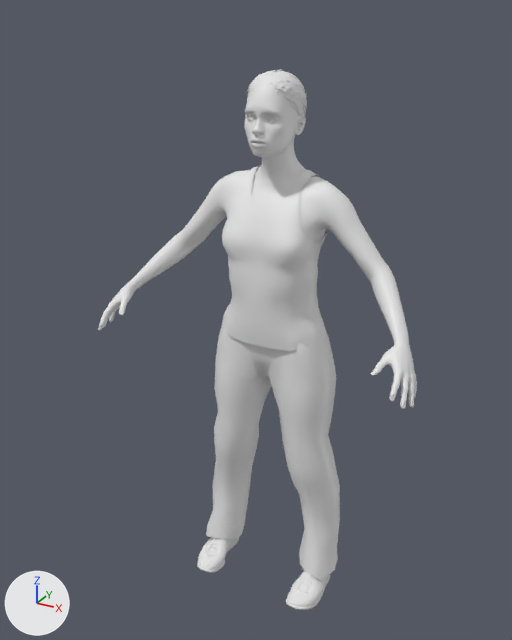
One commit to the FBX model unity/Assets/SecondFace/People/Cast/cast_shr_03.fbx: the scene before it, then after it.
Both versions are drawn from a 50 mm lens placed at (0.871, -1.73, 1.722), pointed at (-0.035, -0.083, 0.898). The lights are fixed; the arrows at lower left show +X, +Y and +Z. The older version comes first. Objects named as collision shapes, trigger or cutter boxes, shadow casters or lower levels of detail are left out. Vertices at exactly the same position are counted once.

Before the edit, the objects in view are built like this:
```python
ob_body_lod0 = bpy.data.objects.new('Body_LOD0', me_body_lod0)
ob_body_lod0.location = (0.0, 0.0, 0.0)
ob_cloth_cortu_cargo_pants_lod0 = bpy.data.objects.new('Cloth_cortu_cargo_pants_LOD0', me_cloth_cortu_cargo_pants_lod0)
ob_cloth_cortu_cargo_pants_lod0.location = (0.0, 0.0, 0.0)
ob_cloth_mindfront_tank_top_01_lod0 = bpy.data.objects.new('Cloth_mindfront_tank_top_01_LOD0', me_cloth_mindfront_tank_top_01_lod0)
ob_cloth_mindfront_tank_top_01_lod0.location = (0.0, 0.0, 0.0)
ob_cloth_punkduck_running_shoes_01_lod0 = bpy.data.objects.new('Cloth_punkduck_running_shoes_01_LOD0', me_cloth_punkduck_running_shoes_01_lod0)
ob_cloth_punkduck_running_shoes_01_lod0.location = (0.0, 0.0, 0.0)
ob_eyes_lod0 = bpy.data.objects.new('Eyes_LOD0', me_eyes_lod0)
ob_eyes_lod0.location = (0.0, 0.0, 0.0)
ob_hair_lod0 = bpy.data.objects.new('Hair_LOD0', me_hair_lod0)
ob_hair_lod0.location = (0.0, 0.0, 0.0)
```
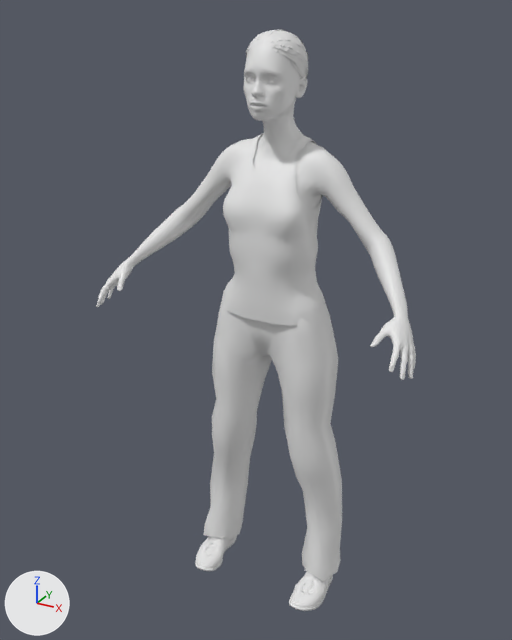
Changed parts and their boxes [x1, y1, x2, y2] in the pictures (512 x 640 px; the box of a moved part takes in the faces that stretch with it):
'Body_LOD0', reshaped
    before: [98, 85, 417, 409]
    after: [96, 44, 416, 380]
'Cloth_cortu_cargo_pants_LOD0', reshaped (10% taller)
    before: [206, 316, 340, 581]
    after: [204, 290, 342, 582]
'Cloth_mindfront_tank_top_01_LOD0', reshaped
    before: [222, 165, 327, 351]
    after: [222, 133, 326, 326]
'Hair_LOD0', reshaped
    before: [247, 70, 307, 116]
    after: [246, 29, 308, 119]
'Cloth_punkduck_running_shoes_01_LOD0', reshaped
    before: [197, 536, 330, 610]
    after: [195, 536, 333, 611]
'Eyes_LOD0', moved, rescaled
    before: [248, 115, 276, 121]
    after: [247, 77, 276, 82]
part 2 of me_cloth_punkduck_running_shoes_01_lod0, moved or reshaped
    before: [197, 536, 240, 573]
    after: [195, 536, 237, 571]
part 3 of me_cloth_punkduck_running_shoes_01_lod0, moved or reshaped
    before: [286, 570, 330, 610]
    after: [289, 571, 333, 611]
part 4 of me_cloth_punkduck_running_shoes_01_lod0, moved or reshaped
    before: [299, 573, 313, 593]
    after: [302, 574, 315, 594]
part 5 of me_cloth_punkduck_running_shoes_01_lod0, moved or reshaped
    before: [302, 568, 314, 584]
    after: [304, 570, 317, 585]
part 7 of me_hair_lod0, moved or reshaped
    before: [248, 70, 307, 113]
    after: [247, 30, 308, 78]
part 8 of me_hair_lod0, moved or reshaped
    before: [272, 87, 303, 104]
    after: [272, 46, 307, 71]
part 9 of me_hair_lod0, moved or reshaped
    before: [278, 87, 303, 101]
    after: [279, 46, 308, 69]
part 10 of me_hair_lod0, moved or reshaped
    before: [269, 79, 299, 86]
    after: [269, 38, 301, 46]
part 11 of me_hair_lod0, moved or reshaped (mostly hidden)
    before: [247, 74, 307, 116]
    after: [246, 34, 308, 119]

What changed in the scene script:
```text
Change me_body_lod0:
    remove me_body_lod0.from_pydata(...)  # 10540 vertices, 10448 faces; spans x -0.49..0.49, y -0.29..0.08, z 0.04..1.58
    add me_body_lod0.from_pydata(...)  # 10540 vertices, 10448 faces; spans x -0.48..0.48, y -0.29..0.08, z 0.04..1.67
    me_body_lod0 part 1: 9013 of 10540 vertices moved; they spanned x -0.49..0.49, y -0.29..0.06, z 0.84..1.58 and now span x -0.48..0.48, y -0.29..0.06, z 0.91..1.67; mean shift (0.0, 0.0, 0.09); largest move (0.0, -0.04, 1.58) -> (0.0, -0.04, 1.67)
    other edits to the shape of me_body_lod0 do not show in these pictures
Change me_hair_lod0:
    remove me_hair_lod0.from_pydata(...)  # 4240 vertices, 2492 faces; spans x -0.073..0.075, y -0.114..0.077, z 1.142..1.58
    add me_hair_lod0.from_pydata(...)  # 4240 vertices, 2492 faces; spans x -0.075..0.077, y -0.116..0.078, z 1.228..1.674
    me_hair_lod0 part 7: the loose piece of 1104 vertices spanning x -0.072..0.072, y -0.114..0.051, z 1.432..1.578 is scaled about its middle by 1.02, then moved by (0.0, -0.001, 0.093)
    me_hair_lod0 part 8: the loose piece of 56 vertices spanning x 0.011..0.073, y -0.112..0.034, z 1.444..1.545 is scaled about its middle by 1.02, then moved by (0.001, -0.001, 0.093)
    me_hair_lod0 part 9: the loose piece of 46 vertices spanning x 0.009..0.071, y -0.103..0.035, z 1.445..1.545 is scaled about its middle by 1.02, then moved by (0.001, -0.001, 0.093)
    me_hair_lod0 part 10: the loose piece of 70 vertices spanning x 0.013..0.066, y -0.107..0.038, z 1.449..1.562 is scaled about its middle by 1.02, then moved by (0.001, -0.001, 0.093)
    me_hair_lod0 part 11: 2502 of 4240 vertices moved; they spanned x -0.073..0.075, y -0.11..0.077, z 1.142..1.574 and now span x -0.074..0.077, y -0.113..0.078, z 1.228..1.669; mean shift (0.0, 0.0, 0.091); largest move (-0.006, -0.01, 1.574) -> (-0.006, -0.01, 1.669)
    other edits to the shape of me_hair_lod0 do not show in these pictures
Change me_cloth_mindfront_tank_top_01_lod0:
    remove me_cloth_mindfront_tank_top_01_lod0.from_pydata(...)  # 903 vertices, 836 faces; spans x -0.162..0.163, y -0.153..0.086, z 0.843..1.326
    add me_cloth_mindfront_tank_top_01_lod0.from_pydata(...)  # 903 vertices, 836 faces; spans x -0.158..0.158, y -0.155..0.082, z 0.92..1.414
    me_cloth_mindfront_tank_top_01_lod0 part 13: 903 of 903 vertices moved; they spanned x -0.162..0.163, y -0.153..0.086, z 0.843..1.326 and now span x -0.158..0.158, y -0.155..0.082, z 0.92..1.414; mean shift (0.0, 0.0, 0.083)
Change me_cloth_cortu_cargo_pants_lod0:
    remove me_cloth_cortu_cargo_pants_lod0.from_pydata(...)  # 211 vertices, 196 faces; spans x -0.235..0.235, y -0.137..0.098, z 0.044..0.889
    add me_cloth_cortu_cargo_pants_lod0.from_pydata(...)  # 211 vertices, 196 faces; spans x -0.244..0.244, y -0.137..0.094, z 0.043..0.966
    me_cloth_cortu_cargo_pants_lod0 part 12: 211 of 211 vertices moved; they spanned x -0.235..0.235, y -0.137..0.098, z 0.044..0.889 and now span x -0.244..0.244, y -0.137..0.094, z 0.043..0.966; mean shift (0.0, 0.0, 0.045)
Change me_cloth_punkduck_running_shoes_01_lod0:
    remove me_cloth_punkduck_running_shoes_01_lod0.from_pydata(...)  # 1630 vertices, 1396 faces; spans x -0.22..0.22, y -0.214..0.015, z -0.014..0.083
    add me_cloth_punkduck_running_shoes_01_lod0.from_pydata(...)  # 1630 vertices, 1396 faces; spans x -0.23..0.23, y -0.213..0.015, z -0.015..0.083
    me_cloth_punkduck_running_shoes_01_lod0 part 2: the loose piece of 463 vertices spanning x -0.22..-0.129, y -0.214..0.015, z -0.014..0.083 is scaled about its middle by (0.995, 0.991, 0.994), then moved by (-0.01, 0.0, 0.0)
    me_cloth_punkduck_running_shoes_01_lod0 part 3: the loose piece of 463 vertices spanning x 0.129..0.22, y -0.214..0.015, z -0.014..0.083 is scaled about its middle by (0.995, 0.991, 0.994), then moved by (0.01, 0.0, 0.0)
    me_cloth_punkduck_running_shoes_01_lod0 part 4: the loose piece of 32 vertices spanning x 0.154..0.186, y -0.163..-0.077, z 0.028..0.072 is moved by (0.01, 0.0, -0.001)
    me_cloth_punkduck_running_shoes_01_lod0 part 5: 184 of the vertices in x 0.143..0.197, y -0.124..-0.088, z 0.04..0.07 are moved by (0.01, 0.0, -0.001)
    other edits to the shape of me_cloth_punkduck_running_shoes_01_lod0 do not show in these pictures
Change me_eyes_lod0:
    remove me_eyes_lod0.from_pydata(...)  # 552 vertices, 530 faces; spans x -0.0432..0.0432, y -0.1218..-0.1015, z 1.4567..1.4865
    add me_eyes_lod0.from_pydata(...)  # 552 vertices, 530 faces; spans x -0.0441..0.0441, y -0.1246..-0.1038, z 1.5487..1.5791
    me_eyes_lod0 part 6: the whole mesh is scaled about its middle by 1.02, then moved by (0.0, -0.0026, 0.0923)
```
